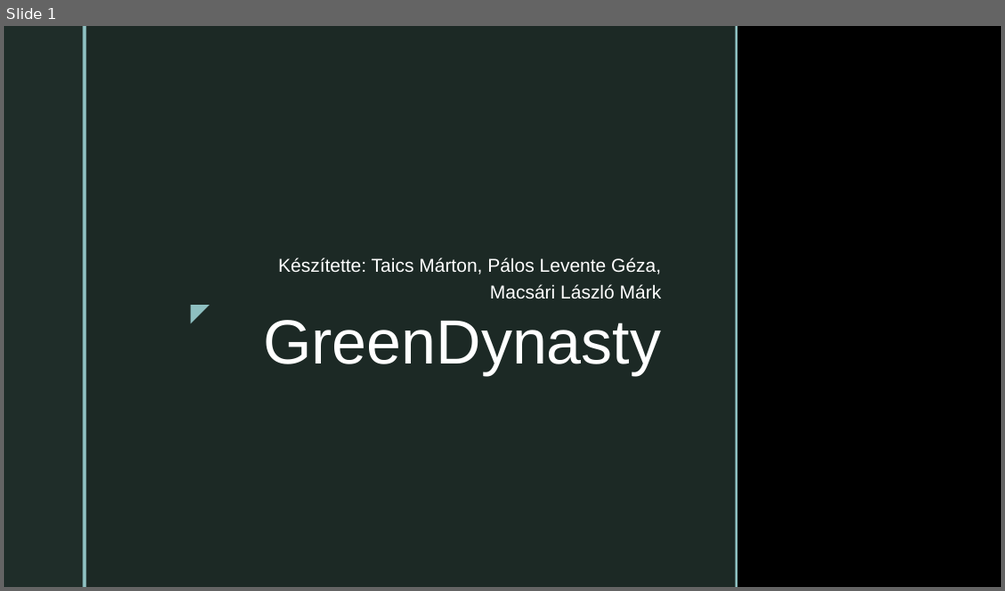
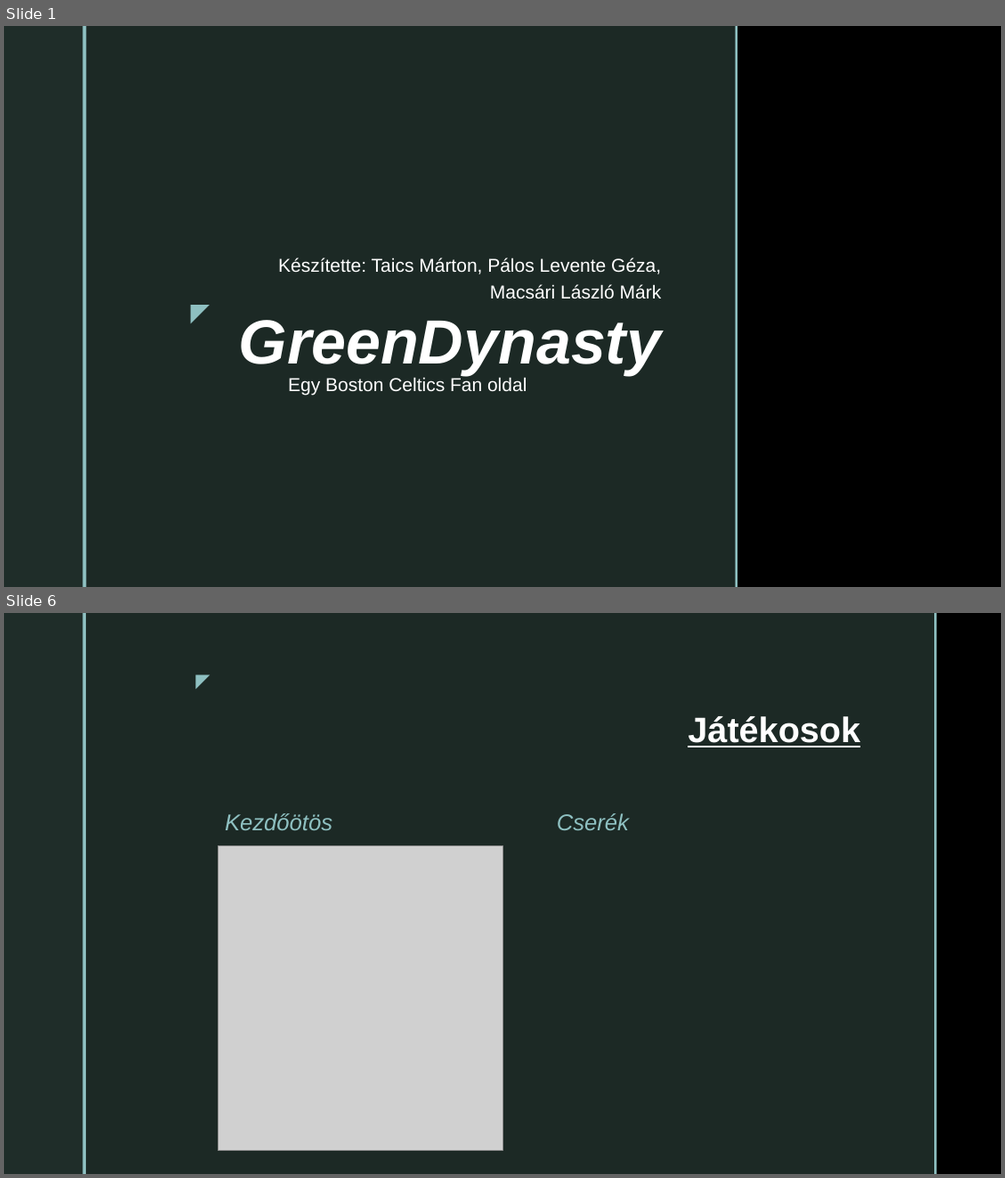
Before and after one commit to TaicsMrt/Vizsgafeladat, a slide deck: Vizsga.pptx. Shown one above the other, each under a label of ours: slide 1 before the commit, slides 1 and 6 after it; the slides between them are not shown. The pictures are 1005x591 and 1005x1178 pixels, drawn with LibreOffice and Linux fonts; fonts in the diff are those of the drawing; grey boxes stand for pictures; background and template pictures are left out. Boxes give left, top, right and bottom in pixels: in the first picture for what was removed or moved away, otherwise in the second. Text is boxed around its words. In the diff, an @@ line names an element or a change of style, - is before the commit and + after.

```diff
--- a/Vizsga.pptx
+++ b/Vizsga.pptx
@@ slide 6 added at bbox=[4, 613, 1001, 1174], background picture (left out); not listed: 2 template elements that a slide beside it also shows @@
@@ rectangle added at bbox=[86, 613, 934, 1174], fill #1F2D29 at 92% opacity @@
@@ rectangle added at bbox=[934, 613, 937, 1174], fill #8EC0C1 @@
@@ text added at bbox=[184, 666, 217, 695], 18 pt, text #8EC0C1 @@
+◤
@@ title added at bbox=[688, 716, 860, 747], 34 pt, text #FFFFFF, bold, underline @@
+Játékosok
@@ text added at bbox=[225, 813, 332, 830], 22 pt, text #8EC0C1, italic @@
+Kezdőötös
@@ text added at bbox=[557, 813, 629, 830], 22 pt, text #8EC0C1, italic @@
+Cserék
@@ picture added at bbox=[218, 846, 502, 1151] @@
@@ slide 1 changed as well @@
@@ title "GreenDynasty" at bbox=[239, 320, 661, 375]: bold on, italic on @@
@@ text added at bbox=[288, 376, 526, 394], 18 pt, text #FFFFFF @@
+Egy Boston Celtics Fan oldal
```
Also in this commit, not shown: 2 other slides changed, 3 other slides added, 4 slides removed.
